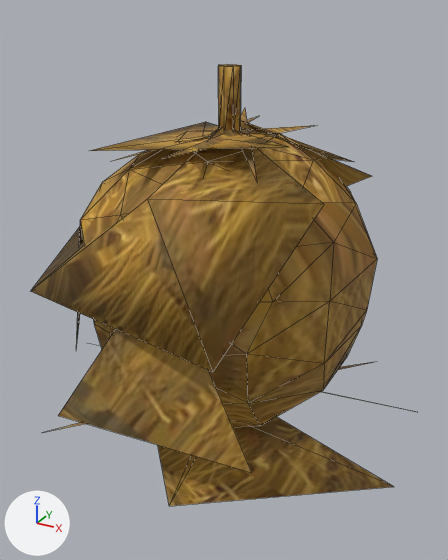
Renders of the glTF model assets/props/prop-haystack/prop-haystack.glb from each side of a commit.
One viewpoint serves both versions: a 50 mm camera at (0.652, -1.196, 0.507) aimed at (0.003, -0.017, -0.083). Arrows for +X, +Y and +Z are at lower left; the lights stay in place. The first picture is the older version. Mesh edges are drawn as thin lines. Vertices at exactly the same position are counted once.

Script lines for the objects in view, before the commit:
```python
me_mesh_0 = bpy.data.meshes.new('Mesh_0')
me_mesh_0.from_pydata(...)  # 144 vertices, 235 faces; spans x -0.475..0.476, y -0.421..0.467, z -0.402..0.397
me_mesh_0.materials.append(mat_material_0)  # picture img_image_0
ob_mesh_0 = bpy.data.objects.new('Mesh_0', me_mesh_0)
ob_mesh_0.location = (0.0, 0.0, 0.0)
```
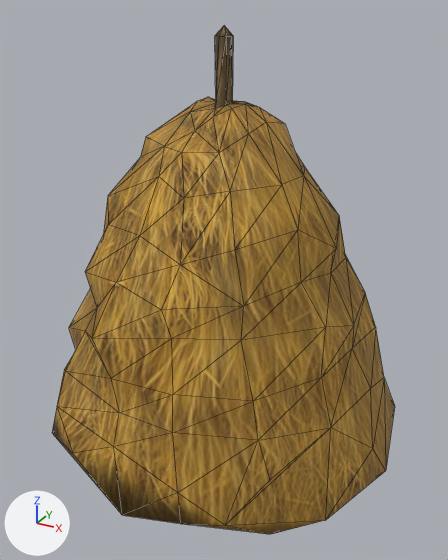
What differs and where, as boxes [x1, y1, x2, y2] in the pictures (448 x 560 px):
'Mesh_0', reshaped (11% narrower, 15% taller)
    before: [31, 64, 415, 506]
    after: [52, 25, 395, 534]
part 1 of me_mesh_0, rebuilt (7% wider, 48% taller)
    before: [58, 130, 377, 473]
    after: [52, 25, 395, 534]
part 2 of me_mesh_0, deleted (brown)
    before: [31, 64, 415, 506]

Diff of the bpy script that builds the scene:
```diff
--- a/assets/props/prop-haystack/prop-haystack.glb.py
+++ b/assets/props/prop-haystack/prop-haystack.glb.py
@@ me_mesh_0 @@
 # used by ob_mesh_0; location = (0.0, 0.0, 0.0)
-me_mesh_0.from_pydata(...)  # 144 vertices, 235 faces; spans x -0.475..0.476, y -0.421..0.467, z -0.402..0.397
+me_mesh_0.from_pydata(...)  # 156 vertices, 308 faces; spans x -0.442..0.436, y -0.422..0.416, z -0.475..0.474
+# me_mesh_0 part 1: the loose piece of 85 vertices spanning x -0.349..0.341, y -0.417..0.331, z -0.402..0.257 is rebuilt with 156 vertices and now spans x -0.442..0.436, y -0.422..0.416, z -0.475..0.474
+# me_mesh_0 part 2: 8 loose pieces with 59 vertices, spanning x -0.475..0.476, y -0.421..0.467, z -0.398..0.397, are deleted
 me_mesh_0.materials.append(mat_material_0)
```
